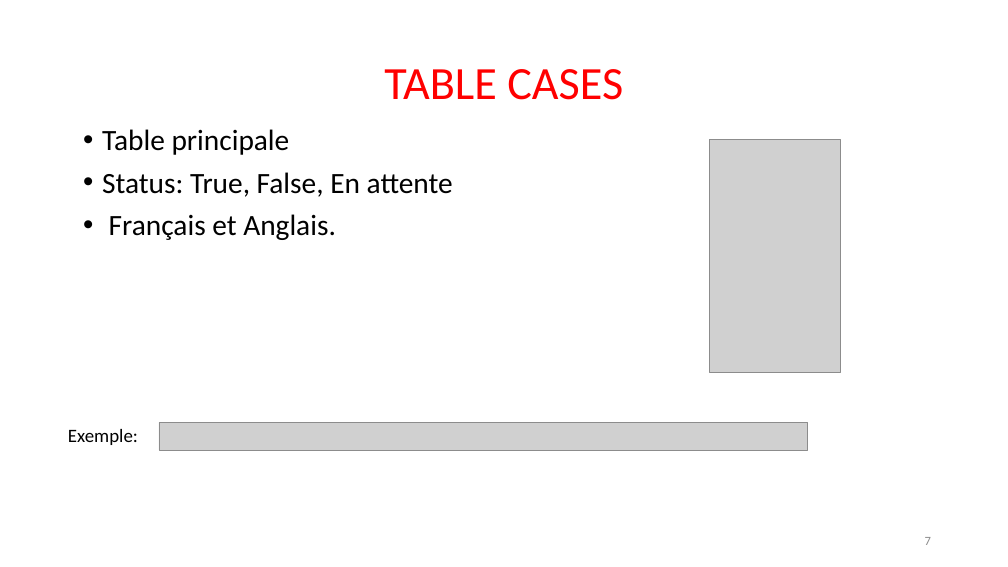
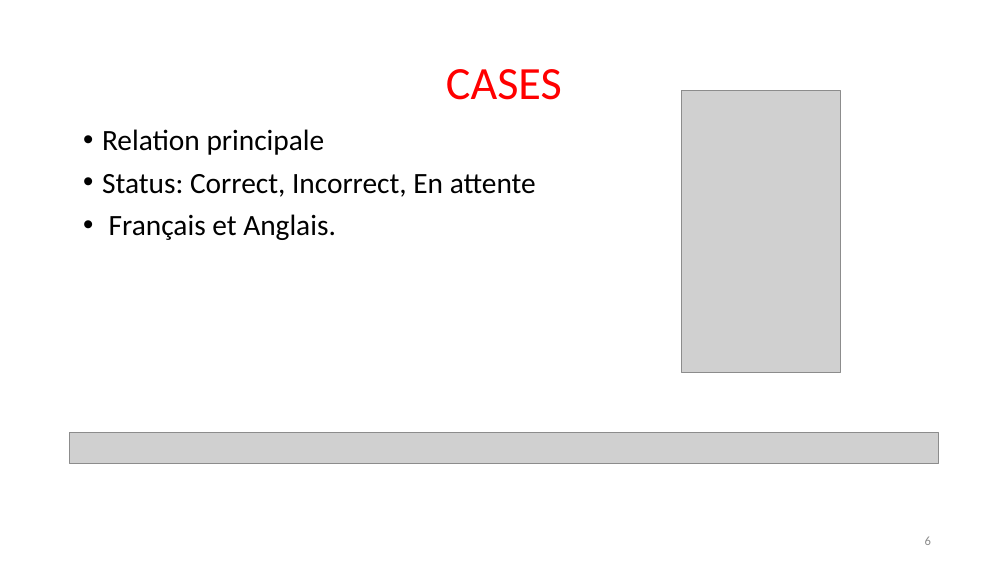
Before and after one commit to Sle3pingForest/StageL3, a slide deck: slide 6 of RapportNam/soutenance.pptx (slide 7 before the commit). Drawn at 1008x567 pixels with LibreOffice and Linux fonts; fonts in the diff are those of the drawing; grey boxes stand for pictures. Boxes give left, top, right and bottom in pixels: in the first picture for what was removed or moved away, otherwise in the second. Text is boxed around its words. In the diff, an @@ line names an element or a change of style, - is before the commit and + after.

```diff
--- a/RapportNam/soutenance.pptx
+++ b/RapportNam/soutenance.pptx
@@ title at (446, 69, 562, 100): text changed @@
-TABLE CASES
+CASES
@@ picture: place and size @@
-picture at (709, 140, 841, 372)
+picture at (682, 91, 841, 372)
@@ text at (102, 129, 536, 197): text changed @@
-• Table principale
-• Status: True, False, En attente
+• Relation principale
+• Status: Correct, Incorrect, En attente
@@ text removed at (68, 429, 138, 445) @@
-Exemple:
@@ picture: place and size @@
-picture at (159, 423, 808, 450)
+picture at (70, 433, 939, 464)
@@ page number at (925, 536, 931, 545): text changed @@
-7
+6
```
Also in this commit, not shown: 9 other slides changed, 1 slide added, 1 slide removed.
